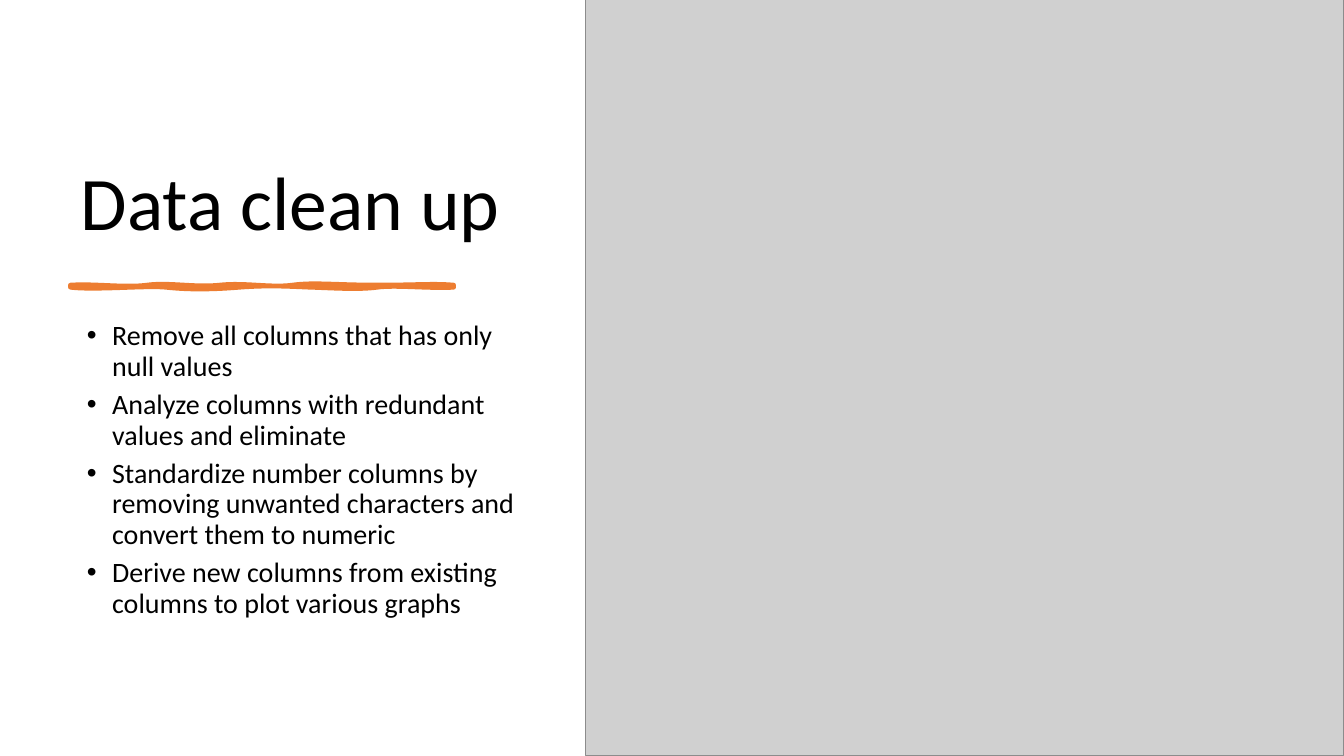
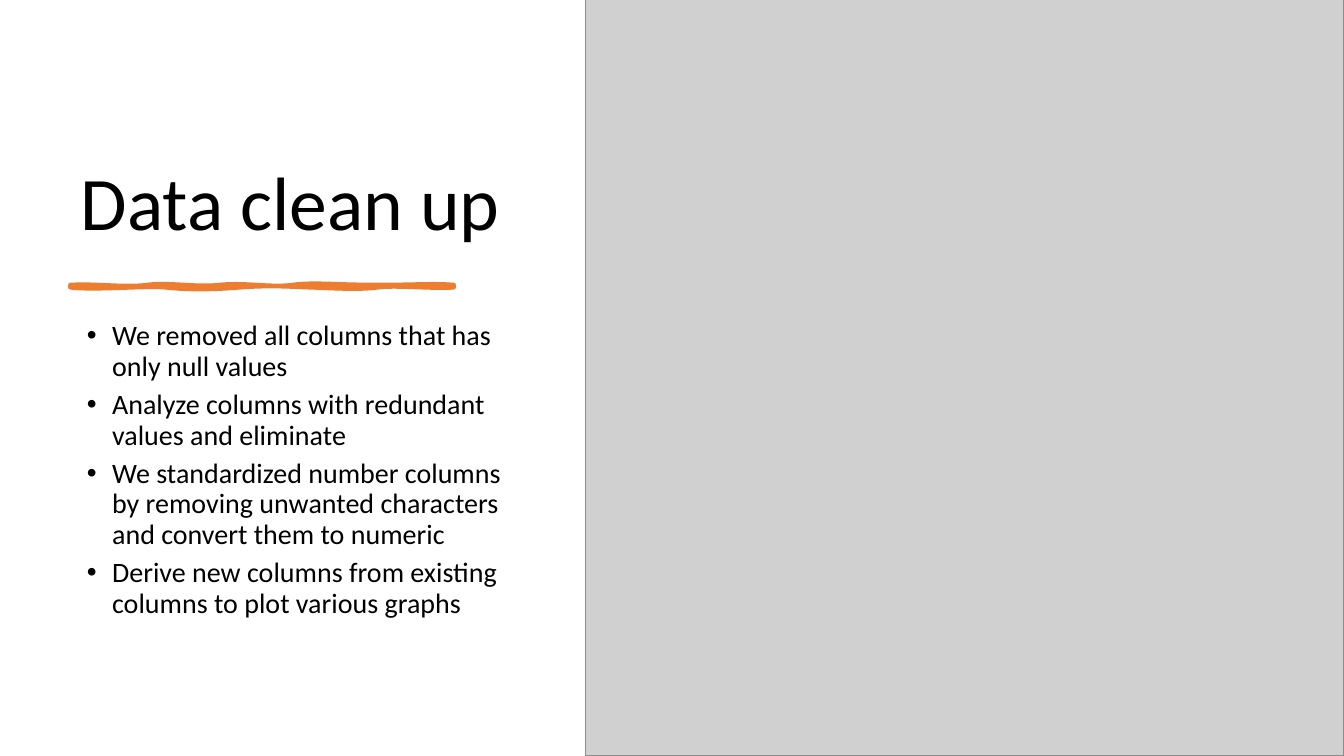
Before and after one commit to bharathsanjai/lending-club-case-study, a slide deck: slide 5 of lending-club-case-study.pptx (slide 4 before the commit). Drawn at 1344x756 pixels with LibreOffice and Linux fonts; fonts in the diff are those of the drawing; grey boxes stand for pictures. Boxes give left, top, right and bottom in pixels: in the first picture for what was removed or moved away, otherwise in the second. Text is boxed around its words. In the diff, an @@ line names an element or a change of style, - is before the commit and + after.

Commit message:
ppt slides

```diff
--- a/lending-club-case-study.pptx
+++ b/lending-club-case-study.pptx
@@ text at box(112, 325, 491, 381): text changed @@
-• Remove all columns that has only null values
+• We removed all columns that has only null values
@@ text at box(112, 463, 501, 545): text changed @@
-• Standardize number columns by removing unwanted characters and convert them to numeric
+• We standardized number columns by removing unwanted characters and convert them to numeric
```
Also in this commit, not shown: 1 other slide changed, 8 slides added.
